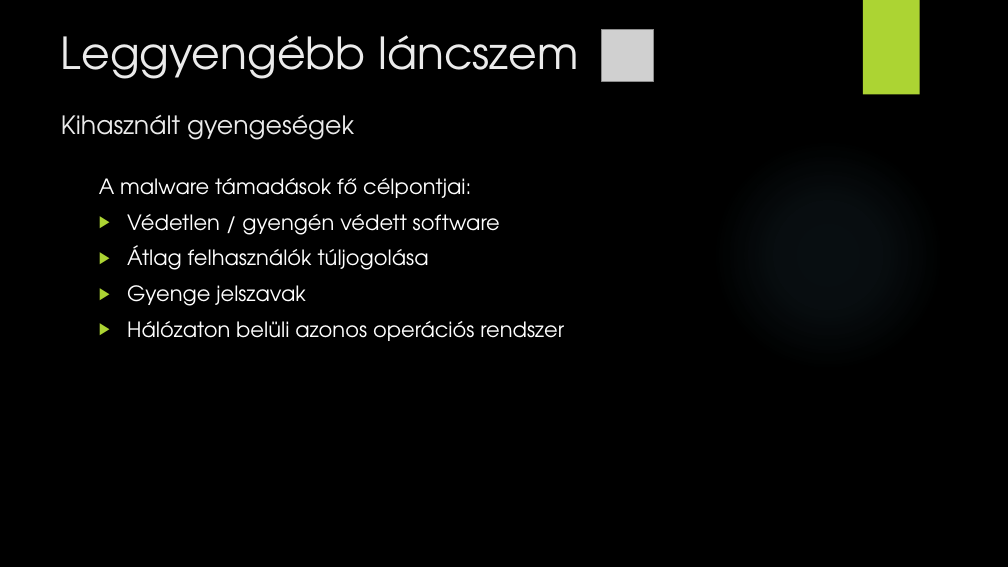
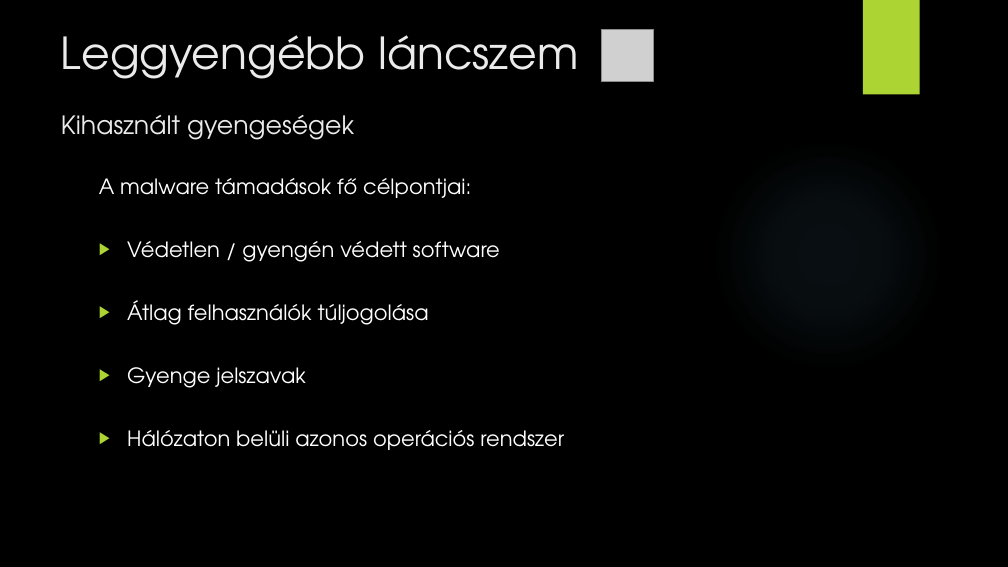
Before and after one commit to SzPeter20/nicet-tsbro, a slide deck: slide 5 of GenericITtopic.pptx. Drawn at 1008x567 pixels with LibreOffice and Linux fonts; fonts in the diff are those of the drawing; grey boxes stand for pictures; background and template pictures are left out. Boxes give left, top, right and bottom in pixels: in the first picture for what was removed or moved away, otherwise in the second. Text is boxed around its words. In the diff, an @@ line names an element or a change of style, - is before the commit and + after.

```diff
--- a/GenericITtopic.pptx
+++ b/GenericITtopic.pptx
@@ text at bbox=[127, 241, 564, 450]: line spacing 1 to 2; more space between paragraphs @@
```
Also in this commit, not shown: 7 other slides changed, 3 slides added.
